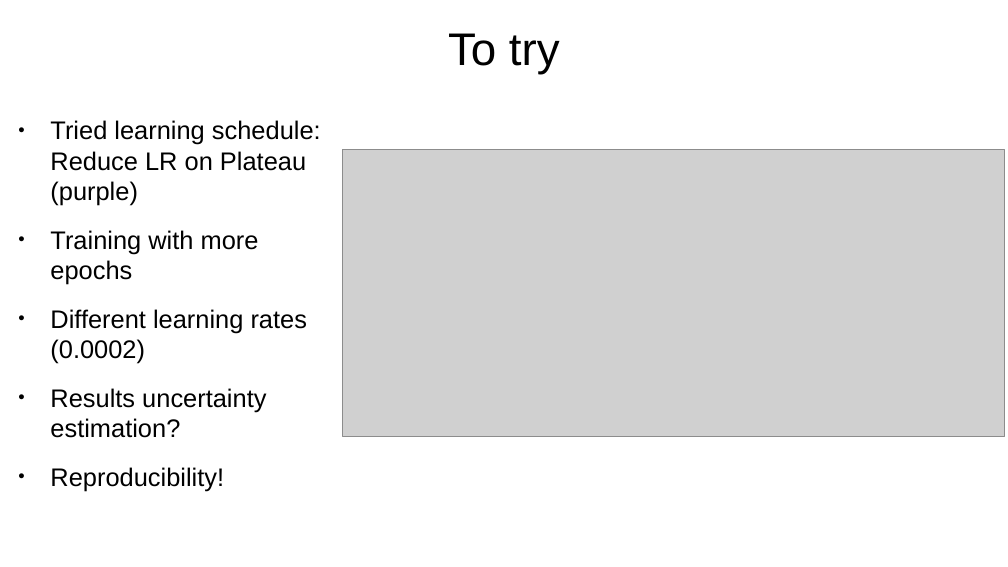
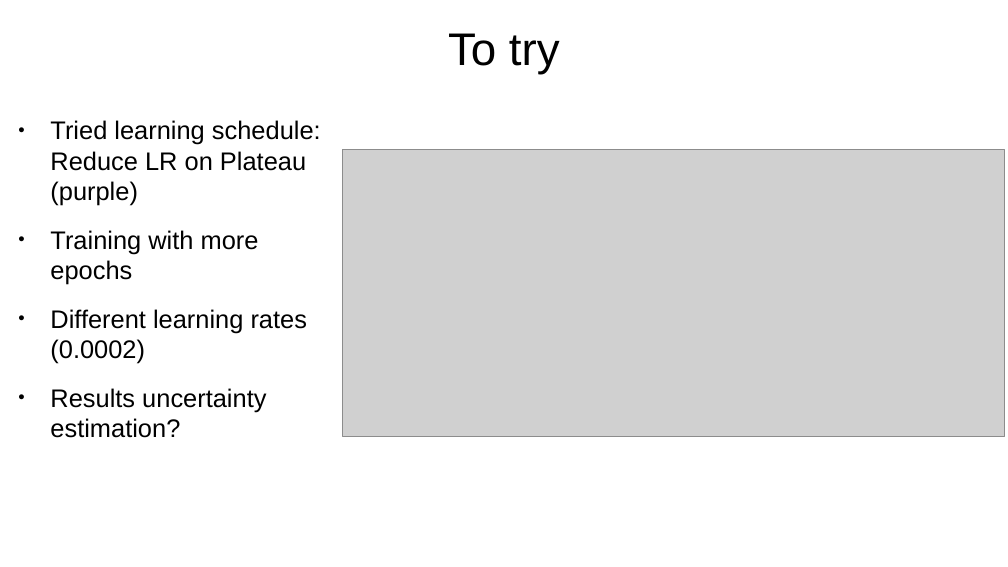
Before and after one commit to AnjaH4/Xception-for-DF, a slide deck: slide 4 of xception_presentation.odp. Drawn at 1008x567 pixels with LibreOffice and Linux fonts; fonts in the diff are those of the drawing; grey boxes stand for pictures. Boxes give left, top, right and bottom in pixels: in the first picture for what was removed or moved away, otherwise in the second. Text is boxed around its words. In the diff, an @@ line names an element or a change of style, - is before the commit and + after.

```diff
--- a/xception_presentation.odp
+++ b/xception_presentation.odp
@@ text at [50, 467, 224, 491]: paragraph removed @@
-● Reproducibility!
```
Also in this commit, not shown: 2 other slides changed, 24 other files.
